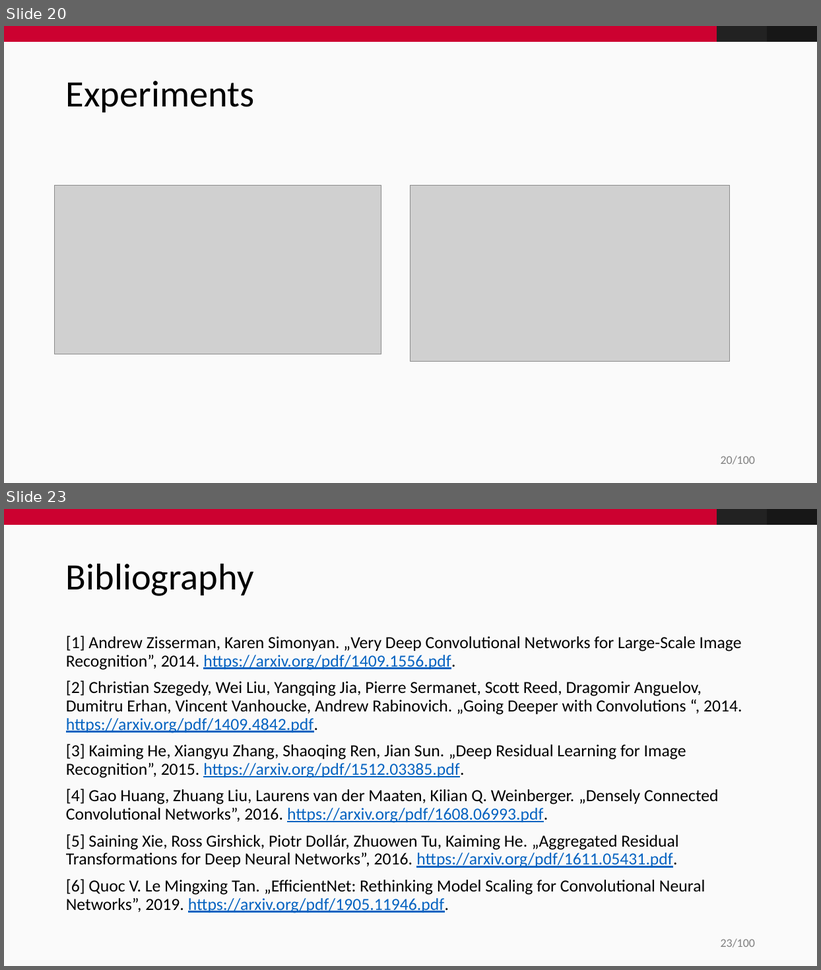
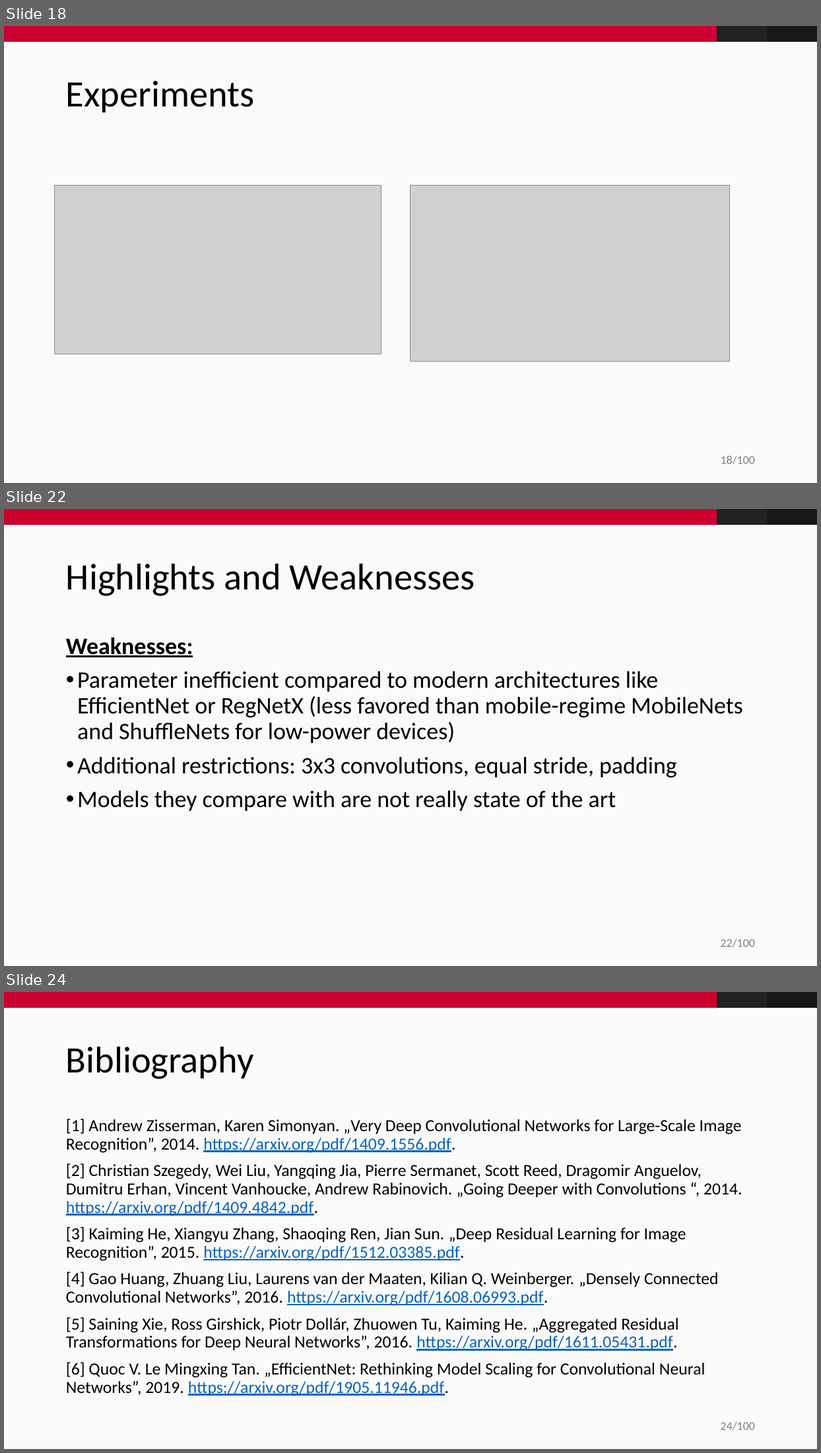
Before and after one commit to fidsusj/CVDL-Seminar, a slide deck: presentation/presentation.pptx. Shown one above the other, each under a label of ours: slides 20 and 23 before the commit, slides 18, 22 and 24 after it; the slides between them are not shown. The pictures are 821x970 and 821x1453 pixels, drawn with LibreOffice and Linux fonts; fonts in the diff are those of the drawing; grey boxes stand for pictures; background and template pictures are left out. Boxes give left, top, right and bottom in pixels: in the first picture for what was removed or moved away, otherwise in the second. Text is boxed around its words. In the diff, an @@ line names an element or a change of style, - is before the commit and + after.

Commit message:
added experiments, strength and weaknesses and conclusion

```diff
--- a/presentation/presentation.pptx
+++ b/presentation/presentation.pptx
@@ slide 22 added at <box>4,509,817,966</box>, background #FAFAFA; not listed: 4 template elements that a slide beside it also shows @@
@@ title added at <box>66,563,475,596</box>, 44 pt, text #000000 @@
+Highlights and Weaknesses
@@ text added at <box>66,637,743,811</box>, 28 pt, text #000000 @@
+Weaknesses:
+• Parameter inefficient compared to modern architectures like EfficientNet or RegNetX (less favored than mobile-regime MobileNets and ShuffleNets for low-power devices)
+• Additional restrictions: 3x3 convolutions, equal stride, padding
+• Models they compare with are not really state of the art
@@ what was slide 20 is now slide 18 @@
@@ page number at <box>721,456,755,465</box>: text changed @@
-20/100
+18/100
@@ what was slide 23 is now slide 24 @@
@@ page number at <box>721,1422,755,1431</box>: text changed @@
-23/100
+24/100
```
Also in this commit, not shown: 3 slides changed, 2 other slides added, 2 slides removed.
